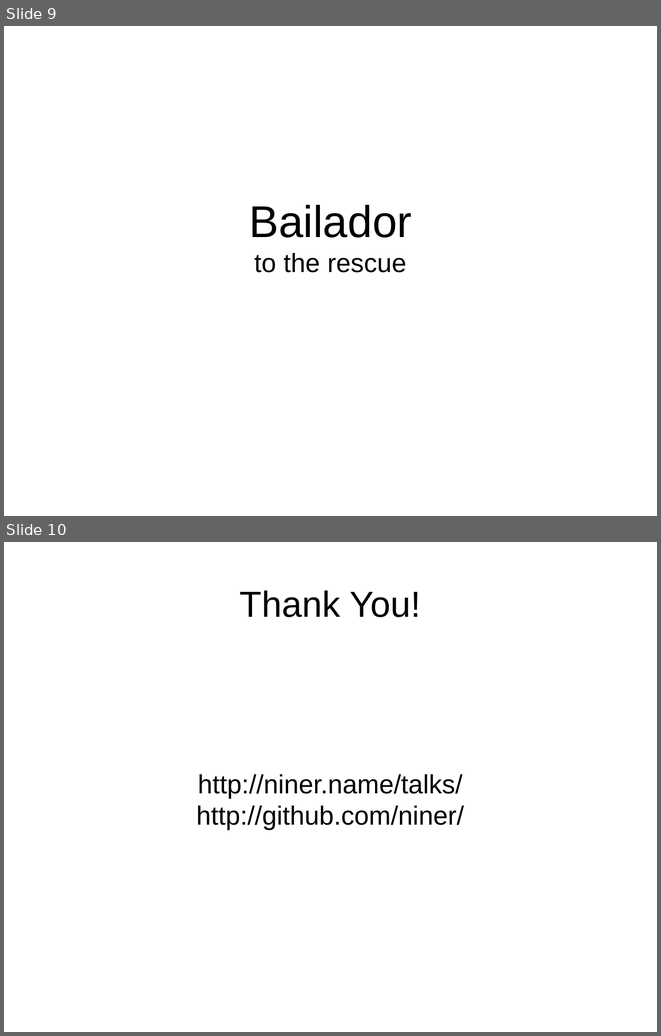
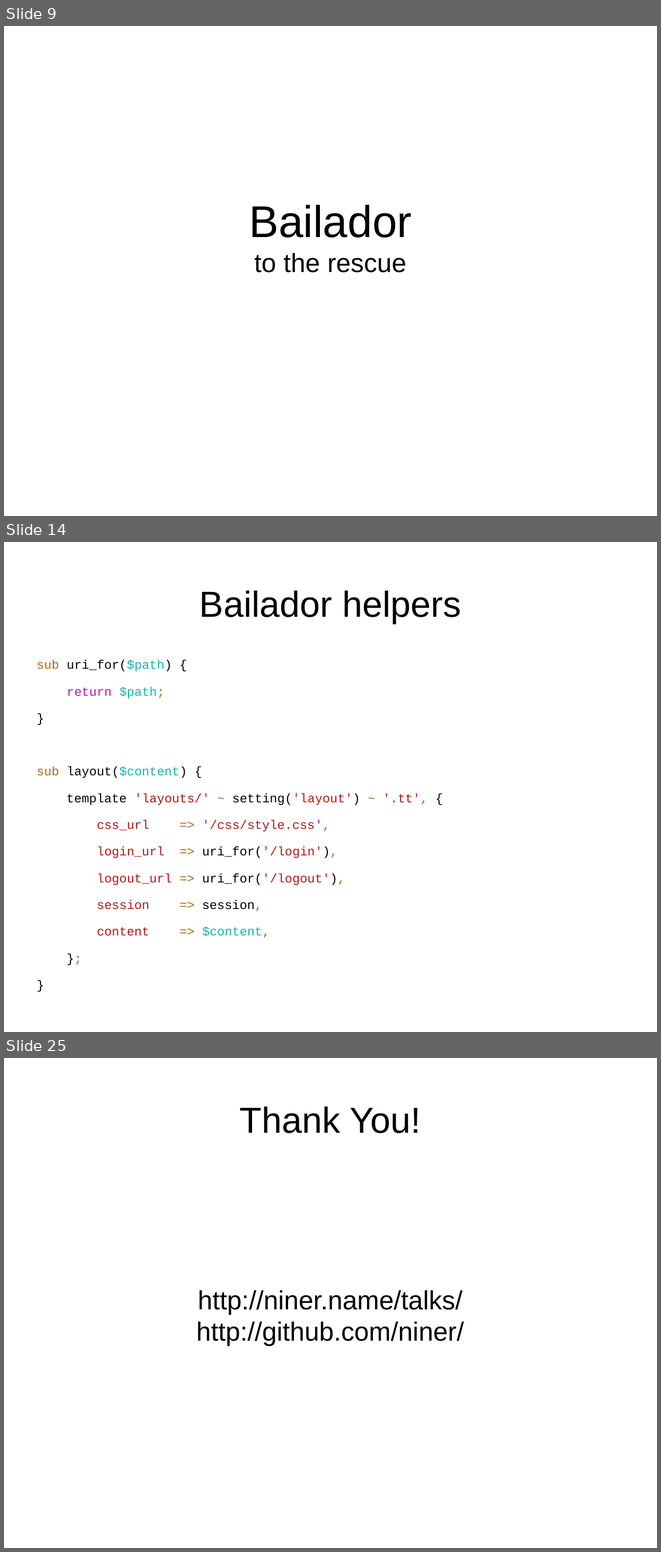
Before and after one commit to niner/talks, a slide deck: Web development and Perl 6/Web development and Perl 6.odp. Shown one above the other, each under a label of ours: slides 9 and 10 before the commit, slides 9, 14 and 25 after it; the slides between them are not shown. The pictures are 661x1036 and 661x1552 pixels, drawn with LibreOffice and Linux fonts; fonts in the diff are those of the drawing. Boxes give left, top, right and bottom in pixels: in the first picture for what was removed or moved away, otherwise in the second. Text is boxed around its words. In the diff, an @@ line names an element or a change of style, - is before the commit and + after.

Commit message:
About Bailador and Dancer

```diff
--- a/Web development and Perl 6/Web development and Perl 6.odp
+++ b/Web development and Perl 6/Web development and Perl 6.odp
@@ slide 14 added at bbox=[4, 542, 657, 1032], background #FFFFFF @@
@@ title added at bbox=[200, 590, 461, 623], 44 pt, text #000000 @@
+Bailador helpers
@@ text added at bbox=[37, 660, 428, 937], 15.2 pt, text #B21818 @@
+sub uri_for($path) {
+return $path;
+}
+sub layout($content) {
+template 'layouts/' ~ setting('layout') ~ '.tt', {
+css_url => '/css/style.css',
+login_url => uri_for('/login'),
+logout_url => uri_for('/logout'),
+session => session,
+content => $content,
+};
+}
@@ what was slide 10 is now slide 25 @@
```
Also in this commit, not shown: 14 other slides added, 1 other file.
